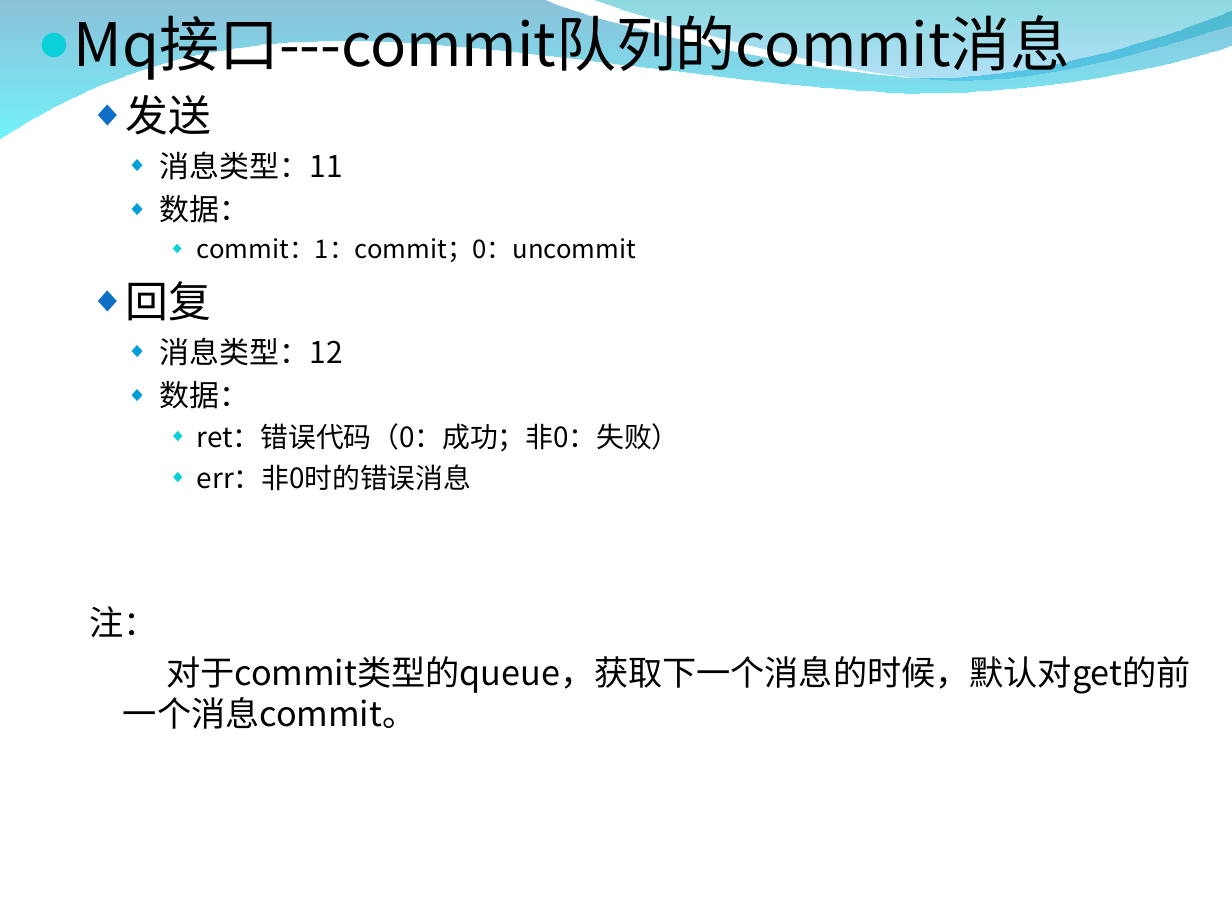
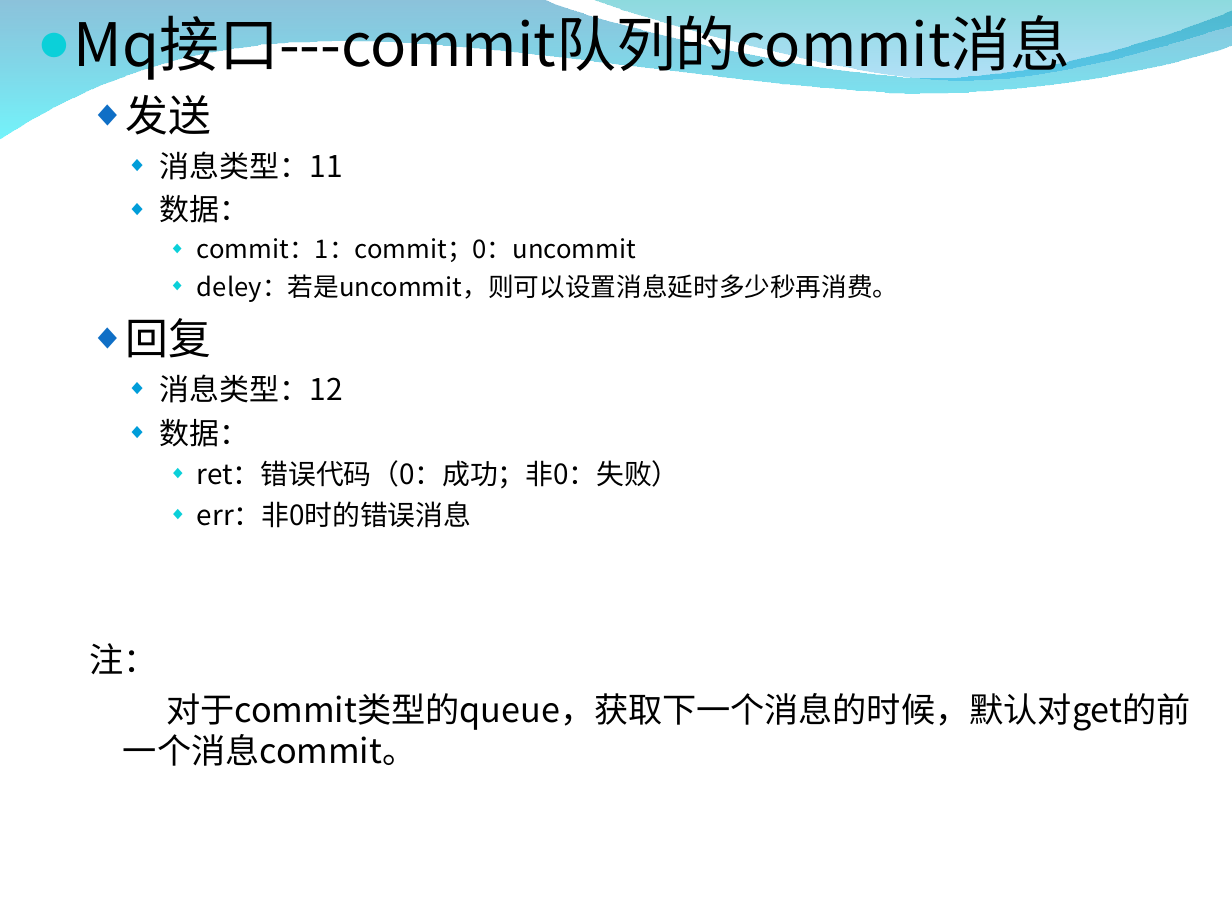
Before and after one commit to burstas/cwinux-mq, a slide deck: slide 18 of mq/doc/mq_introduce.ppt. Drawn at 1232x924 pixels with LibreOffice and Linux fonts; fonts in the diff are those of the drawing; background and template pictures are left out. Boxes give left, top, right and bottom in pixels: in the first picture for what was removed or moved away, otherwise in the second. Text is boxed around its words. In the diff, an @@ line names an element or a change of style, - is before the commit and + after.

```diff
--- a/mq/doc/mq_introduce.ppt
+++ b/mq/doc/mq_introduce.ppt
@@ text at [197,274,899,302]: paragraph added @@
+      ◆ deley：若是uncommit，则可以设置消息延时多少秒再消费。
```
Also in this commit, not shown: 1 other slide changed.
